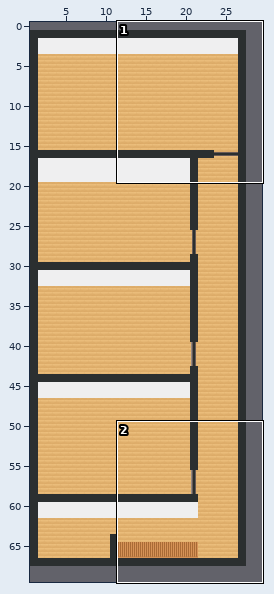
Two versions of a level (Tiled map (JSON), 1OGG.tmj). Above: a wide view before the commit, with the close-up outlined.
Close-up. Before:
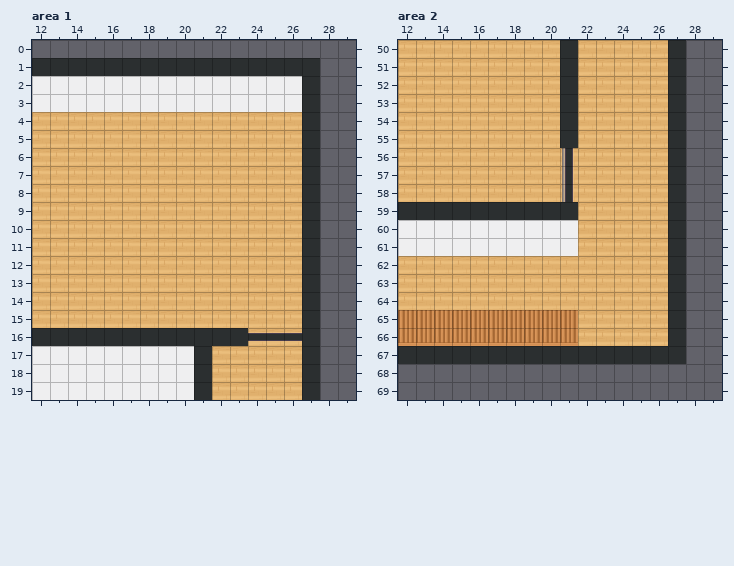
Cells are 32x32 px. Shown: area 1 x 12..29, y 0..19; area 2 x 12..29, y 50..69. The commit also changed other parts of the map, which this record leaves out.
The result:
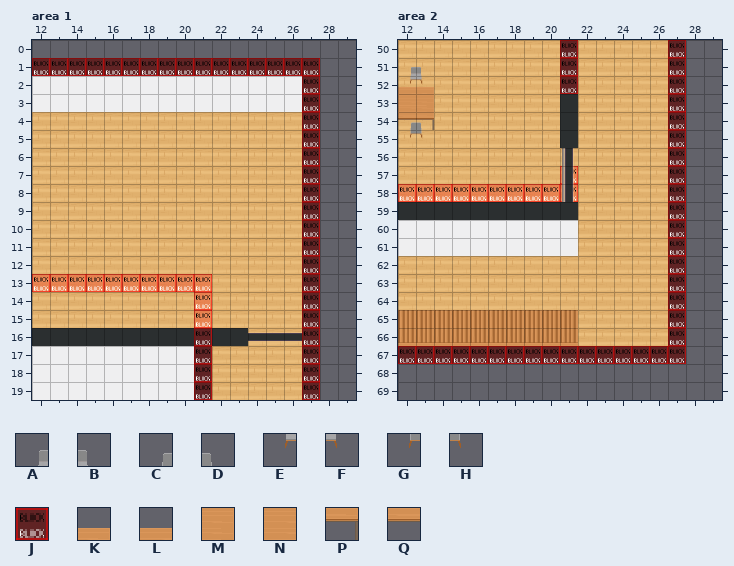
Key: from "WA_Seats": A 121, B 122, C 123, D 124, E 134, F 135, G 136, H 137; from "WA_Special_Zones": J 2; from "WA_Tables": K 1, L 3, M 11, N 13, P 21, Q 23.
_ is an empty cell.
Tiles of an added or newly shown layer are drawn over the layers below it.
See-through tiles are keyed as they look on the map.
Diff:
Layer "collisions" (now shown), area 1:
y 1: x 12..27 ________________ -> JJJJJJJJJJJJJJJJ
y 2..12: x 27 _ -> J
y 13: x 12..21 __________ -> JJJJJJJJJJ; x 27 _ -> J
y 14..19: x 21 _ -> J; x 27 _ -> J
Layer "collisions" (now shown), area 2:
y 50..52: x 21 _ -> J; x 27 _ -> J
y 53..56: x 27 _ -> J
y 57: x 21 _ -> J; x 27 _ -> J
y 58: x 12..21 __________ -> JJJJJJJJJJ; x 27 _ -> J
y 59..66: x 27 _ -> J
y 67: x 12..27 ________________ -> JJJJJJJJJJJJJJJJ
Layer "ez_og_furniture1" (added), area 2:
y 51: x 12..13 __ -> AB
y 52: x 12..13 __ -> EF
y 53: x 12..13 __ -> NM
y 54: x 12..13 __ -> QP
Layer "above/ez_og_furnitur_above" (added), area 2:
y 52: x 12..13 __ -> LK
y 54: x 12..13 __ -> CD
y 55: x 12..13 __ -> GH
Boxes around the changes in both close-ups, in picture pixels (x1, y1, x2, y2):
added: (32, 58, 320, 400)
added: (398, 40, 686, 364)
